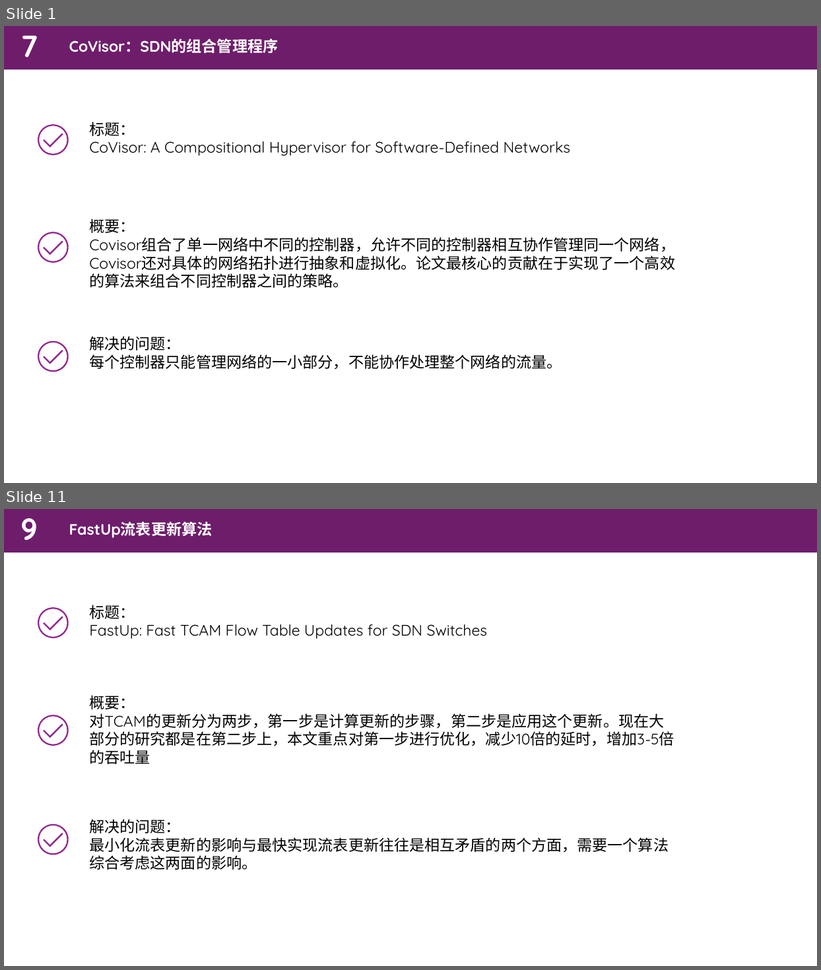
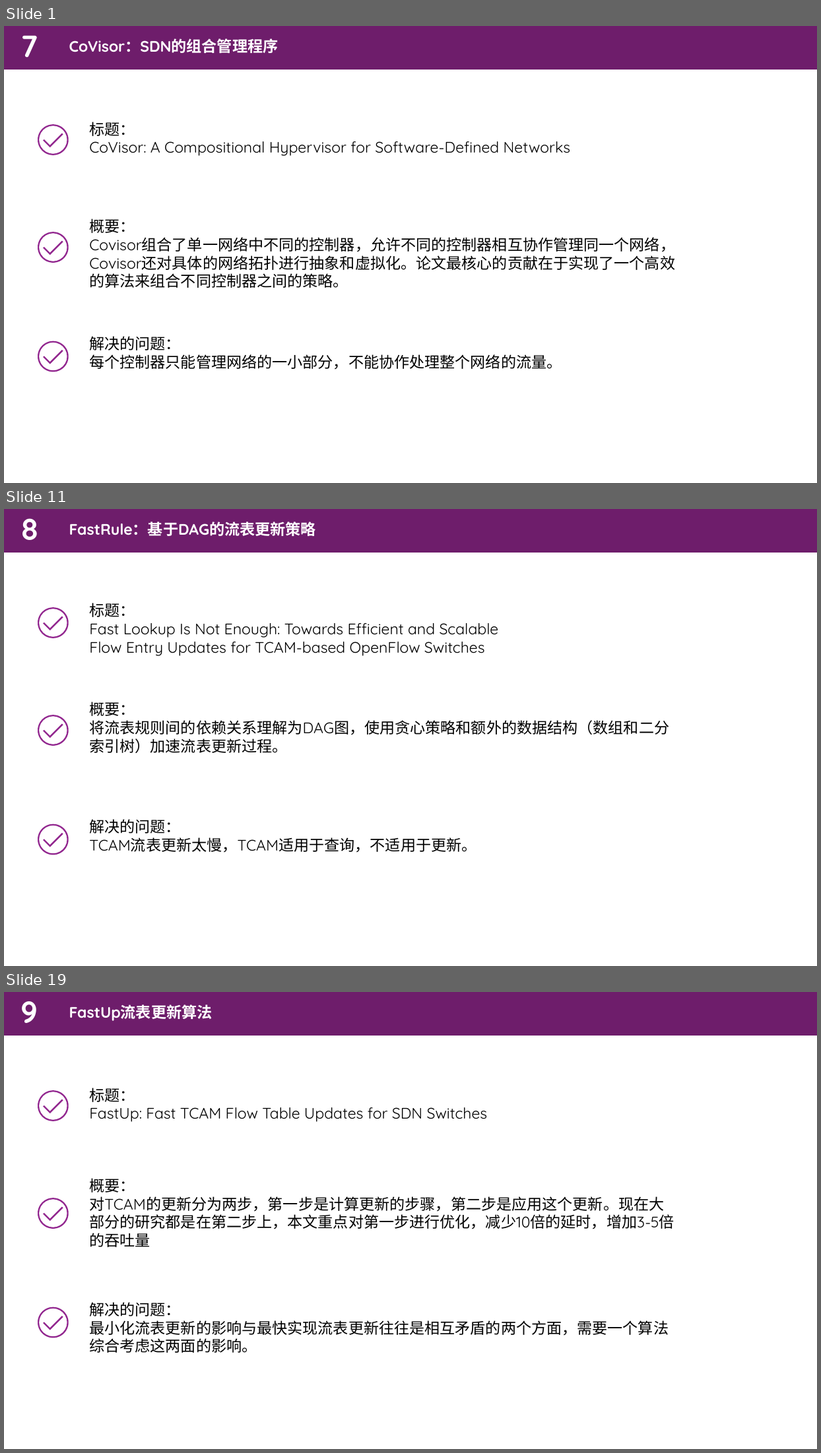
Before and after one commit to zhanghaooo/SDN-homework, a slide deck: homework12_22/崔浩/SDN1222-崔浩.pptx. Shown one above the other, each under a label of ours: slides 1 and 11 before the commit, slides 1, 11 and 19 after it; the slides between them are not shown. The pictures are 821x970 and 821x1453 pixels, drawn with LibreOffice and Linux fonts; fonts in the diff are those of the drawing. Boxes give left, top, right and bottom in pixels: in the first picture for what was removed or moved away, otherwise in the second. Text is boxed around its words. In the diff, an @@ line names an element or a change of style, - is before the commit and + after.

```diff
--- a/homework12_22/崔浩/SDN1222-崔浩.pptx
+++ b/homework12_22/崔浩/SDN1222-崔浩.pptx
@@ slide 11 added at [4, 509, 817, 966], background #FFFFFF; not listed: 1 template element that a slide beside it also shows @@
@@ text added at [20, 518, 38, 540], 36 pt, text #FFFFFF, bold @@
+8
@@ text added at [69, 522, 316, 536], 18 pt, text #FFFFFF, bold @@
+FastRule：基于DAG的流表更新策略
@@ donut added at [38, 607, 69, 638], fill #92278F @@
@@ text added at [89, 603, 499, 656], 18 pt, text #000000 @@
+标题：
+Fast Lookup Is Not Enough: Towards Efficient and Scalable
+Flow Entry Updates for TCAM-based OpenFlow Switches
@@ corner added at [43, 611, 63, 630], fill #92278F @@
@@ text added at [89, 702, 669, 753], 18 pt, text #000000 @@
+概要：
+将流表规则间的依赖关系理解为DAG图，使用贪心策略和额外的数据结构（数组和二分索引树）加速流表更新过程。
@@ donut added at [38, 715, 69, 747], fill #92278F @@
@@ corner added at [43, 718, 63, 738], fill #92278F @@
@@ donut added at [38, 824, 69, 855], fill #92278F @@
@@ text added at [89, 819, 477, 853], 18 pt, text #000000 @@
+解决的问题：
+TCAM流表更新太慢，TCAM适用于查询，不适用于更新。
@@ corner added at [43, 827, 63, 847], fill #92278F @@
@@ what was slide 11 is now slide 19 @@
```
Also in this commit, not shown: 9 slides changed, 7 other slides added, 1 other file.
